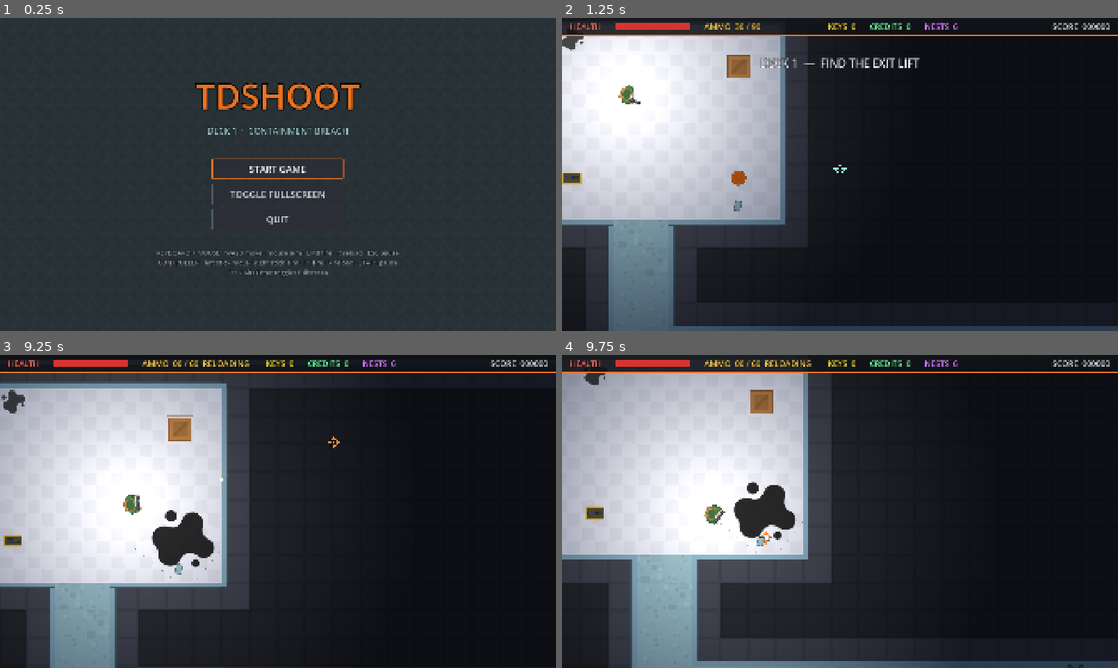
Above: before the commit, frames 1-4 (two rows, left to right).
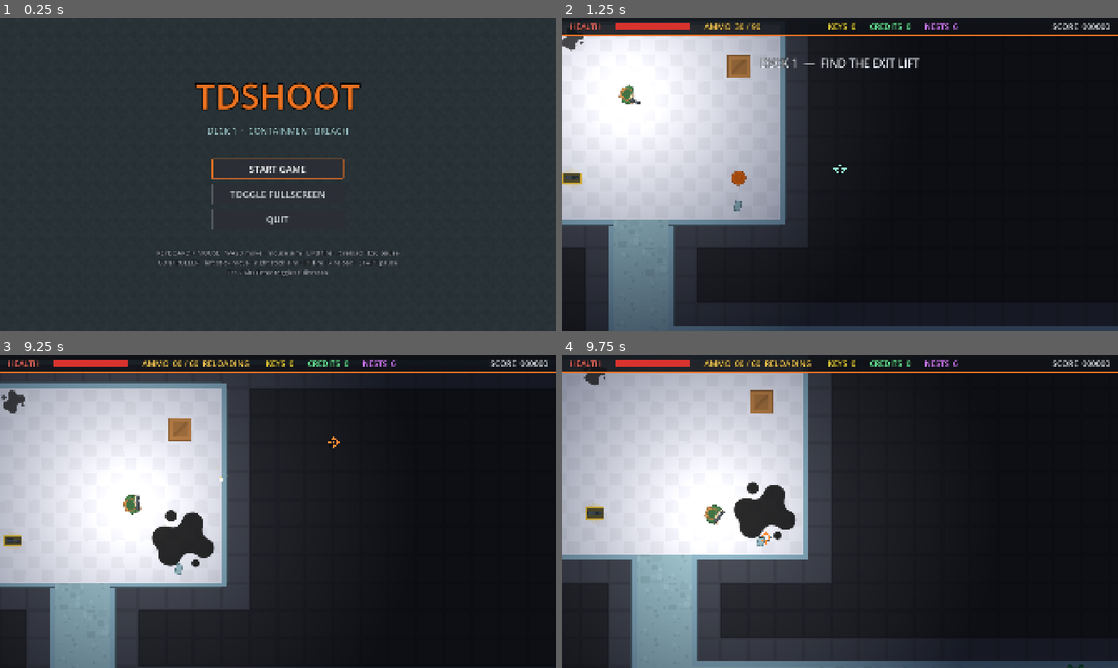
Above: after the commit, the same moments.

Repository: eddieedease/tdshoot
Game: Godot game, scene res://scenes/menu.tscn
Two runs of this game, one before a commit and one after it. Both use one fixed random seed, a clock stepped at 60 frames per second and the inputs below.
Inputs (mouse positions are in pixels of both pictures, inside the frame that each line leads up to):
- Up to frame 1 (0.25 s): no input
- Up to frame 2 (1.25 s): click "START GAME" at 0.5 s
- Up to frame 3 (9.25 s): tap Enter at 1.25 s; move the mouse to (400, 495) at 1.27 s; press the mouse at (400, 495) at 1.28 s; hold D (move_right) 1.28-2 s; tap Space (ui_select) at 1.52, 4.52, 7.52 s; release the mouse at (400, 495) at 2 s; drag from (166, 527) to (250, 574) at 2.02 s; move the mouse to (333, 442) at 2.77 s; press the mouse at (333, 442) at 2.78 s; hold D (move_right) 2.78-3.5 s; release the mouse at (333, 442) at 3.5 s; drag from (250, 574) to (111, 464) at 3.52 s; move the mouse to (444, 558) at 4.27 s; press the mouse at (444, 558) at 4.28 s; hold A (move_left) 4.28-5 s; release the mouse at (444, 558) at 5 s; drag from (111, 464) to (194, 433) at 5.02 s; move the mouse to (305, 511) at 5.77 s; press the mouse at (305, 511) at 5.78 s; hold S (move_down) 5.78-6.5 s; release the mouse at (305, 511) at 6.5 s; drag from (194, 433) to (166, 527) at 6.52 s; move the mouse to (400, 495) at 7.27 s; press the mouse at (400, 495) at 7.28 s; hold W (move_up) 7.28-8 s; release the mouse at (400, 495) at 8 s; drag from (166, 527) to (250, 574) at 8.02 s; move the mouse to (333, 442) at 8.77 s; press the mouse at (333, 442) at 8.78 s; hold S (move_down) from 8.78 s (still down)
- Up to frame 4 (9.75 s): release S (move_down) at 9.5 s; release the mouse at (895, 442) at 9.5 s; drag from (812, 574) to (673, 464) at 9.52 s

Frames 1-2 are identical in both runs. In frame 3, less than 0.1% of the frame differs, in the area x 24-40%, y 19-72%; in frame 4, less than 0.1%.

Commit message:
Fix faint square outlines around tilesheet sprites
Splats, crates, barrels and nests are cut from the Kenney tilesheet. When
rotated or scaled, texture filtering sampled outside their region and drew
a faint square. Enable filter_clip on these AtlasTextures and inset the
regions by 2px (the borders are empty, so nothing visible is lost).

Co-Authored-By: Claude Opus 5.5 <noreply@anthropic.com>

Diff:
--- a/scenes/entities/barrel.tscn
+++ b/scenes/entities/barrel.tscn
@@ -5,7 +5,8 @@
 
 [sub_resource type="AtlasTexture" id="AtlasTexture_barrel"]
 atlas = ExtResource("2_sheet")
-region = Rect2(2304, 1408, 128, 128)
+region = Rect2(2306, 1410, 124, 124)
+filter_clip = true
 
 [sub_resource type="CircleShape2D" id="CircleShape2D_barrel"]
 radius = 20.0
--- a/scenes/entities/crate.tscn
+++ b/scenes/entities/crate.tscn
@@ -4,7 +4,8 @@
 
 [sub_resource type="AtlasTexture" id="AtlasTexture_crate"]
 atlas = ExtResource("1_sheet")
-region = Rect2(2560, 512, 128, 128)
+region = Rect2(2562, 514, 124, 124)
+filter_clip = true
 
 [sub_resource type="RectangleShape2D" id="RectangleShape2D_crate"]
 size = Vector2(54, 54)
--- a/scenes/entities/nest.tscn
+++ b/scenes/entities/nest.tscn
@@ -5,7 +5,8 @@
 
 [sub_resource type="AtlasTexture" id="AtlasTexture_splat"]
 atlas = ExtResource("2_sheet")
-region = Rect2(2816, 1408, 128, 128)
+region = Rect2(2818, 1410, 124, 124)
+filter_clip = true
 
 [sub_resource type="CircleShape2D" id="CircleShape2D_nest"]
 radius = 24.0
--- a/scripts/game.gd
+++ b/scripts/game.gd
@@ -90,7 +90,11 @@
 func tile_texture(col: int, row: int, size := Vector2i.ONE) -> AtlasTexture:
 	var tex := AtlasTexture.new()
 	tex.atlas = load(TILESHEET_2X)
-	tex.region = Rect2(col * 128, row * 128, size.x * 128, size.y * 128)
+	# Inset 2px: the sheet's tile borders contain slivers of the neighbouring tiles.
+	tex.region = Rect2(col * 128 + 2, row * 128 + 2, size.x * 128 - 4, size.y * 128 - 4)
+	# Tiles touch each other in the sheet; without this, filtering bleeds in a
+	# faint outline from neighbouring tiles when the sprite is rotated or scaled.
+	tex.filter_clip = true
 	return tex
 
 
